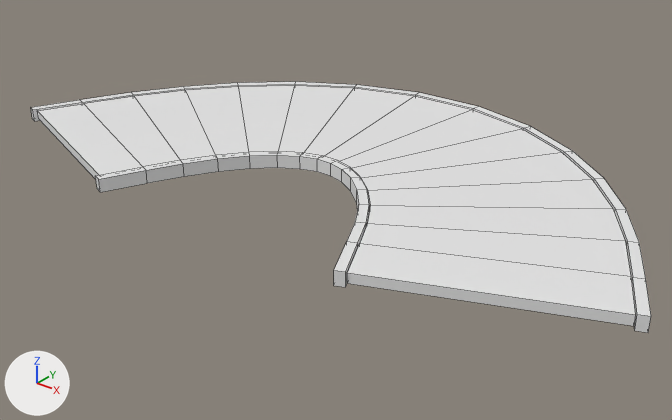
The Blender file Rally/Assets/Roads/Raw/road140.blend, before and after one commit.
Camera for both pictures: a camera (50 mm lens) standing at (20.87, -16.85, 10.35) and looking at (9.01, -2.03, 1.16). The axes (+X, +Y, +Z) are drawn at lower left. The lights are the same throughout. Mesh edges are drawn as thin lines.
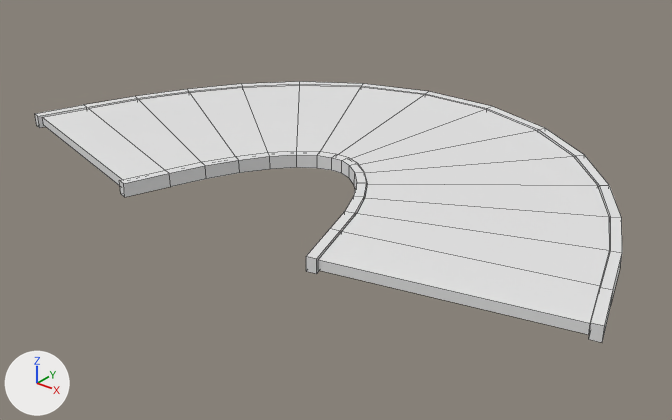
Commit message: straightened road140

Diff of the bpy script that builds the scene:
```diff
--- a/Rally/Assets/Roads/Raw/road140.blend.py
+++ b/Rally/Assets/Roads/Raw/road140.blend.py
@@ me_cube_001 @@
 # used by ob_cube; location = (3.51, -5.05, 2.17); scale = (0.106, 8.01, 2.39)
-me_cube_001.from_pydata(...)  # 192 vertices, 186 faces; spans x -25.0..126.0, y 0.0..1.0, z 0.0
+me_cube_001.from_pydata(...)  # 192 vertices, 186 faces; spans x -25.0..117.0, y 0.0..1.0, z 0.0
+# me_cube_001 part 1: the loose piece of 64 vertices spanning x 20.0..83.0, y 0.0, z 0.0 is multiplied about its middle by the matrix ((0.808, 3.719, 0.0), (0.0, 1.039, 0.0), (0.0, 0.0, 1.0)), then moved by (-5.0, 0.0, 0.0)
+# me_cube_001 part 2: 116 of 192 vertices moved; they spanned x -20.0..126.0, y 0.0..1.0, z 0.0 and now span x -21.0..117.0, y 0.0..1.0, z 0.0; mean shift (-4.0, 0.0, 0.0); largest move (83.0, 0.0, 0.0) -> (71.0, 0.0, 0.0)
@@ ob_cube @@
 ob_cube = bpy.data.objects.new('Cube', me_cube_001)
-ob_cube.location = (3.51, -5.05, 2.17)
+ob_cube.location = (4.04, -5.07, 2.16)
 ob_cube.scale = (0.106, 8.01, 2.39)
```

Pixel boxes [x1, y1, x2, y2] of what changed, in the pictures (672 x 420 px; the box of a moved part takes in the faces that stretch with it):
'Cube', reshaped, moved: before [31, 82, 651, 333]; after [35, 82, 622, 342]
part 1 of me_cube_001, moved or reshaped: before [96, 151, 369, 287]; after [119, 151, 367, 274]
part 2 of me_cube_001, moved or reshaped: before [31, 82, 651, 333]; after [36, 82, 622, 342]
